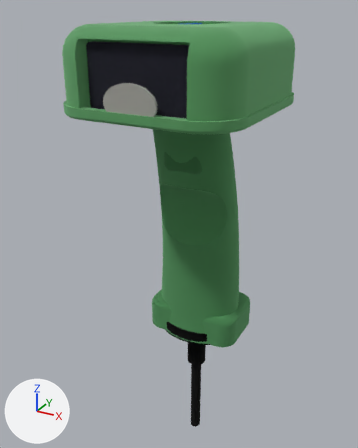
What one commit did to the glTF model weighting_new/public/models/scanner.glb.
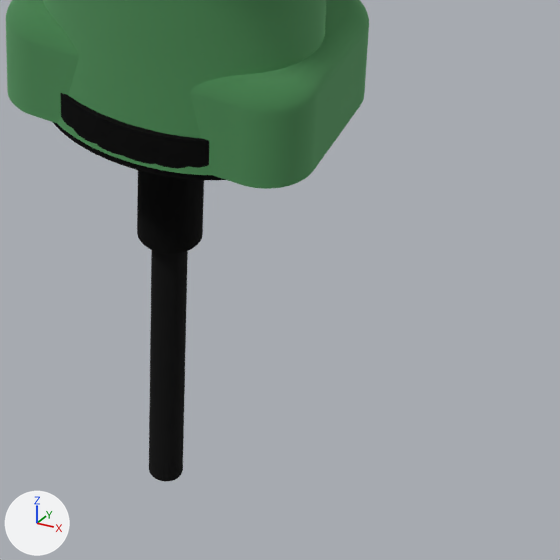
Each version is shown whole from a 50 mm camera at (90.6, -183.2, 143.6) aimed at (-5.8, -7.8, 55.9), then close up on the part from 42% to 84% of the width and 66% to 100% of the height. Arrows for +X, +Y and +Z are at lower left; the lights stay in place. The last two pictures show the newer version. Where no turn or scale is listed for an object, it has been applied to the vertices.

Names of what the first close-up shows: 'cable_guard', 'cable_tube', 'grip', 'usb_cable'.
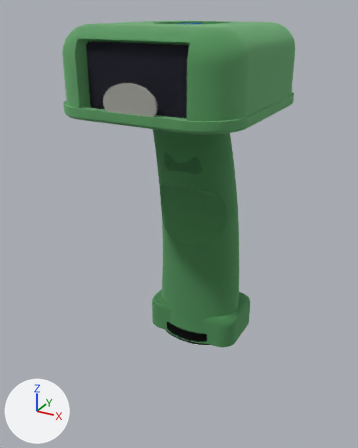
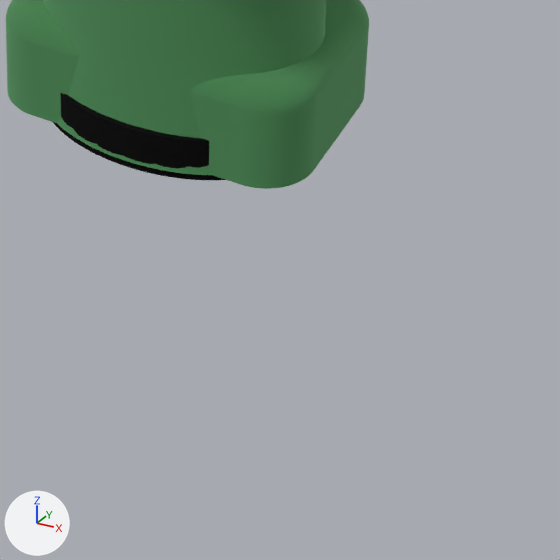
Edits to the scene script, one JSON object a line:
```json
{"op": "remove", "block": "ob_cable_tube", "code": ["ob_cable_tube = bpy.data.objects.new('cable_tube', me_cable_tube)", "ob_cable_tube.location = (0.0, 0.0, 0.0)"]}
{"op": "remove", "block": "ob_usb_cable", "code": ["ob_usb_cable = bpy.data.objects.new('usb_cable', me_usb_cable)", "ob_usb_cable.location = (0.0, 0.0, 0.0)"]}
```

Changed parts and their boxes [x1, y1, x2, y2] in the close-ups (560 x 560 px):
```json
{"object": "usb_cable", "change": "deleted", "before": [149, 250, 188, 481], "on screen": "black"}
{"object": "cable_tube", "change": "deleted", "before": [137, 170, 204, 254], "on screen": "black"}
```
